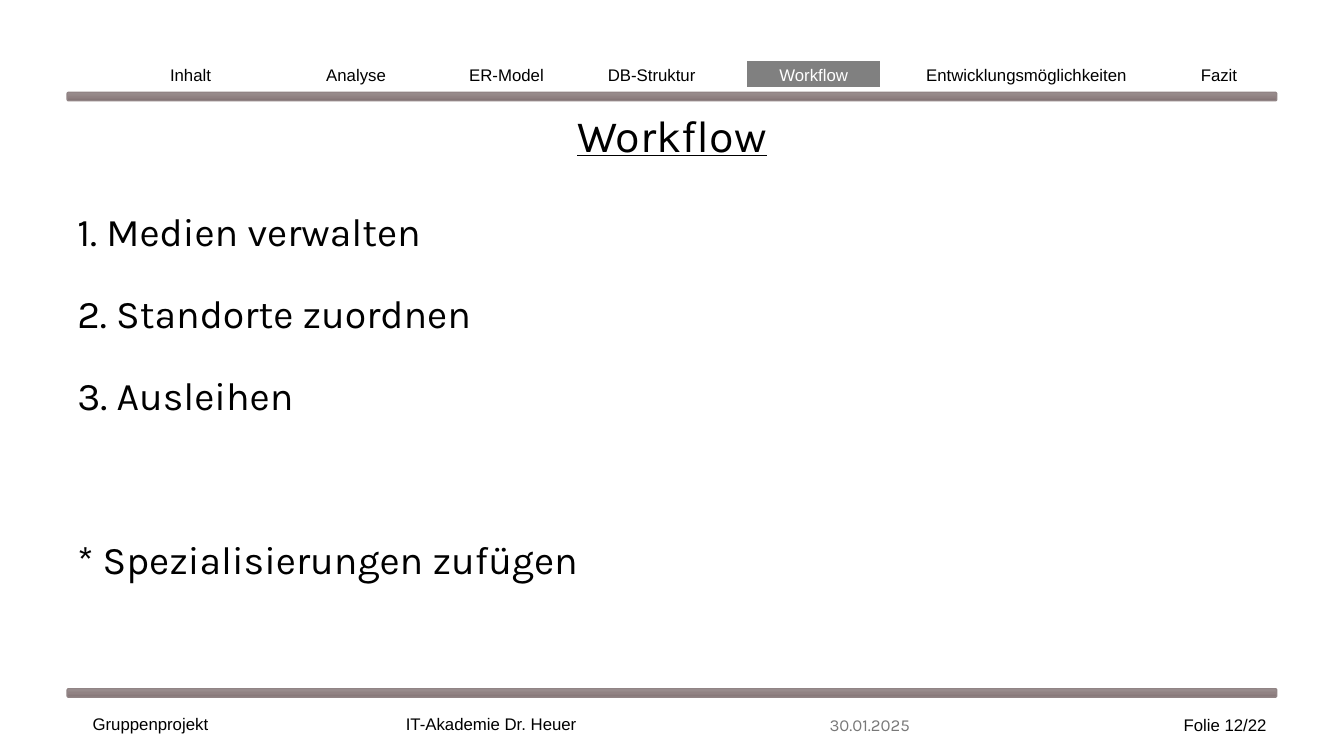
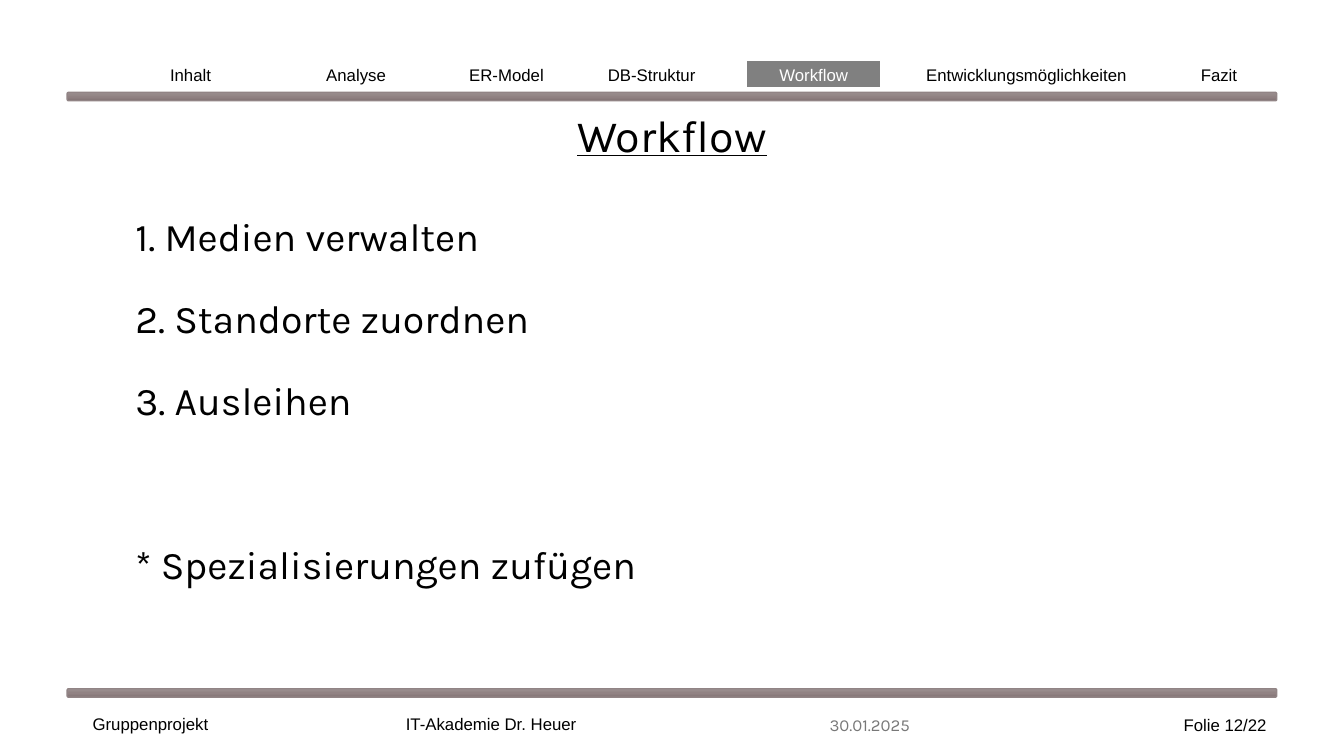
Before and after one commit to EkaterinaShmeleva/MediaManagementSystem, a slide deck: slide 12 of Medienverwaltungsdatenbank Gruppe1.pptx. Drawn at 1344x756 pixels with LibreOffice and Linux fonts; fonts in the diff are those of the drawing. Boxes give left, top, right and bottom in pixels: in the first picture for what was removed or moved away, otherwise in the second. Text is boxed around its words. In the diff, an @@ line names an element or a change of style, - is before the commit and + after.

```diff
--- a/Medienverwaltungsdatenbank Gruppe1.pptx
+++ b/Medienverwaltungsdatenbank Gruppe1.pptx
@@ text "1. Medien verwalten": place and size @@
-text "1. Medien verwalten" at [77,219,578,584]
+text "1. Medien verwalten" at [135,224,636,589]
```
Also in this commit, not shown: 3 other slides changed.
